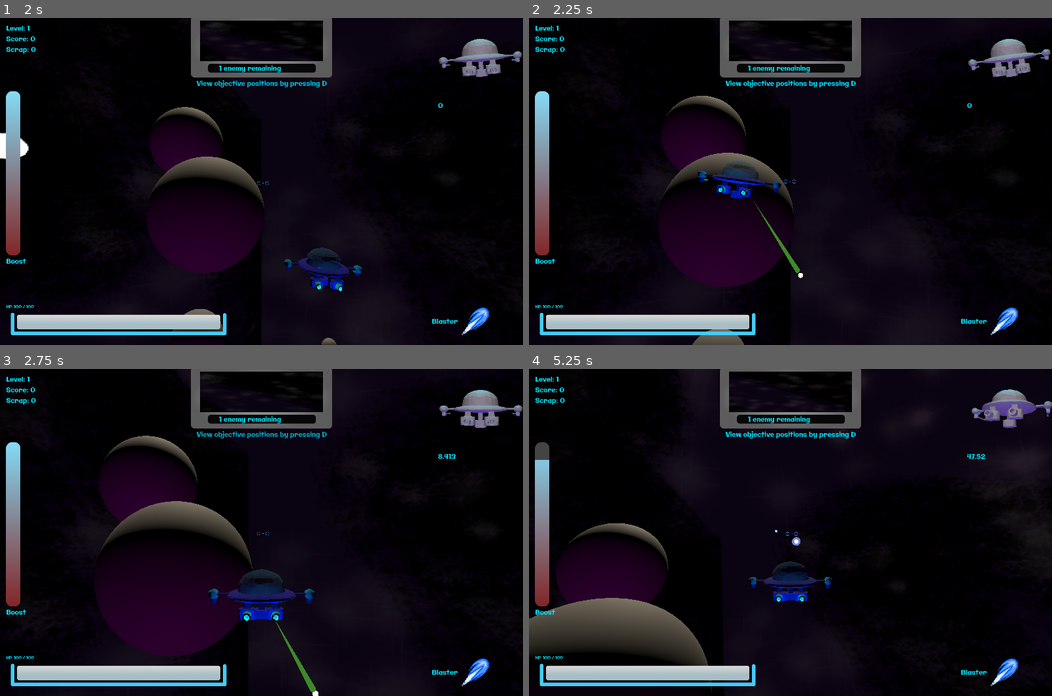
Above: before the commit, frames 1-4 (two rows, left to right).
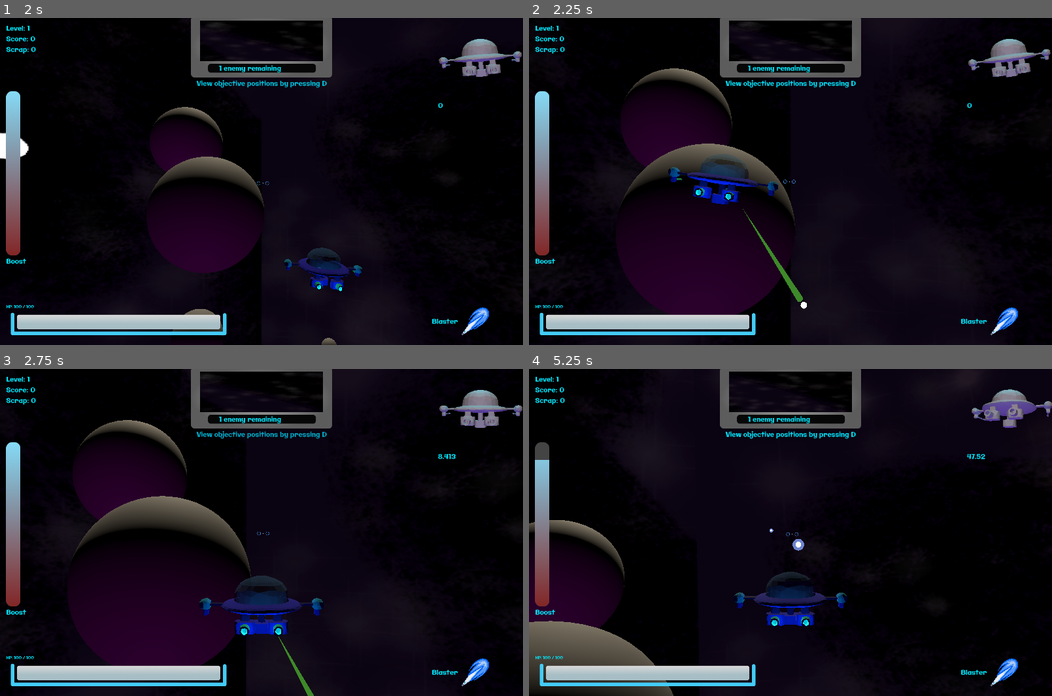
Above: after the commit, the same moments.

Repository: WilliamAalund/TAGD-Game-Jam-Fall-2024
Game: Godot game, scene res://Code/PrimaryScenes/Main/Main.tscn
Same seed, same stepped clock (60 frames per second), same inputs: the game is played once before the commit and once after it. Sound files missing from this copy of the repository are replaced by a short silence.
Inputs (mouse positions are in pixels of both pictures, inside the frame that each line leads up to):
- Up to frame 1 (2 s): click "Arcade" at 0.5 s; click "Continue" at 1.25 s
- Up to frame 2 (2.25 s): tap Enter at 2 s; move the mouse to (905, 165) at 2.02 s; hold D (debug_right) from 2.03 s (still down); hold Right mouse button (focus) from 2.03 s (still down)
- Up to frame 3 (2.75 s): keep holding D (debug_right); keep holding Right mouse button (focus)
- Up to frame 4 (5.25 s): move the mouse to (685, 548) at 2.77 s; release D (debug_right) at 2.78 s; release Right mouse button (focus) at 2.78 s; hold A (debug_left) 2.78-3.53 s; tap Shift (boost) at 2.85 s; right-click (685, 548) at 3.05 s; move the mouse to (842, 460) at 3.52 s; hold D (debug_right) 3.53-4.28 s; hold S (break) 3.53-4.28 s; right-click (842, 460) at 3.8 s; move the mouse to (764, 597) at 4.27 s; hold W (debug_up) 4.28-5.03 s; right-click (764, 597) at 4.35 s; move the mouse to (947, 581) at 5.02 s; hold A (debug_left) from 5.03 s (still down); hold Space (shoot) from 5.03 s (still down)

Frame 1 is identical in both runs. In frame 2, 7.4% of the frame differs, in the area x 13-84%, y 15-100%; in frame 3, 5.8%; in frame 4, 11%, in the area x 0-100%, y 17-100%.

Commit message:
Improved ADS

Diff:
--- a/Game/Code/Scripts/Non Globals/ShipCamera.gd
+++ b/Game/Code/Scripts/Non Globals/ShipCamera.gd
@@ -18,7 +18,7 @@
 const FOV_CONTROL_BOOST_MIN = 0.9
 const FOV_CONTROL_MAX = 1.5
 const FOV_CONTROL_BASE = 1.0
-const FOV_CONTROL_MIN = 0.8
+const FOV_CONTROL_MIN = 0.7
 @export var fov_control = 1.0 # Used to control camera zoom in.
 @export var camera_control_enabled = true
 var zoomed_in = false
@@ -44,13 +44,13 @@
 
 		elif Input.is_action_pressed("focus"):
 			pass
-			fov_control -= 0.01
+			fov_control -= 1.8 * delta
 			if fov_control < FOV_CONTROL_MIN:
 				fov_control = FOV_CONTROL_MIN
 		elif Input.is_action_pressed("break"):
 			fov_control = lerp(fov_control, FOV_CONTROL_BOOST_MIN, delta * 3)
 		else:
-			fov_control = lerp(fov_control, FOV_CONTROL_BASE, delta)
+			fov_control = lerp(fov_control, FOV_CONTROL_BASE, delta * 2)
 
 		if Input.is_action_just_pressed("focus") and not Input.is_action_pressed("boost"):
 			zoomed_in = true
Not shown, changed: Planeteene/Planeteene.pck
